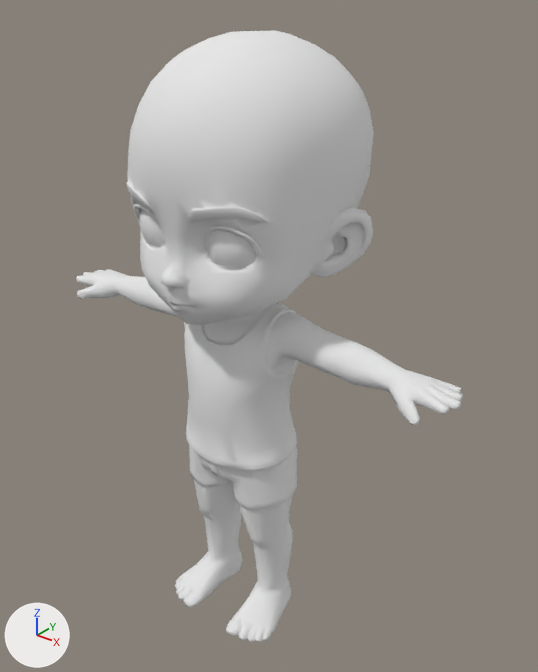
A saved change to the glTF model assets/characters/base/base_male.glb.
Rendered twice from a 50 mm lens placed at (0.824, -0.948, 1.236), pointed at (0.016, 0.063, 0.609). The lights are fixed; the arrows at lower left show +X, +Y and +Z. The older version comes first. Vertices at exactly the same position are counted once.

Objects in the first picture: 'base_male'.
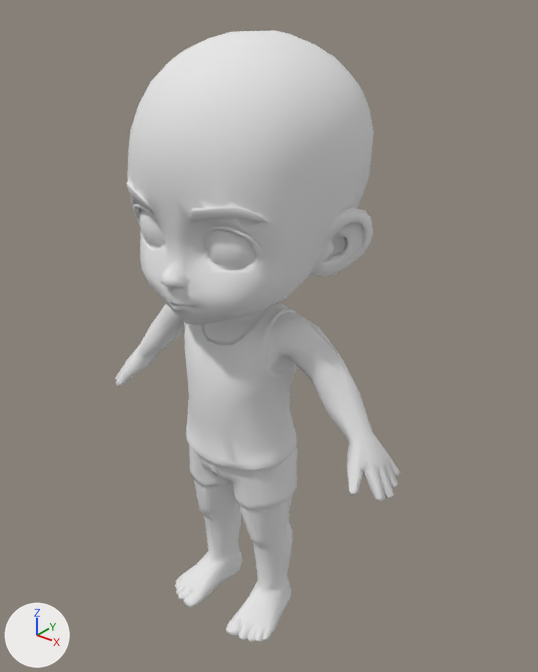
Diff of the bpy script that builds the scene:
```diff
--- a/assets/characters/base/base_male.glb.py
+++ b/assets/characters/base/base_male.glb.py
@@ me_base_male @@
 # used by ob_base_male; location = (0.0, 0.0, 0.0)
-me_base_male.from_pydata(...)  # 2901 vertices, 5797 faces; spans x -0.445..0.442, y -0.184..0.242, z 0.0..1.153
+me_base_male.from_pydata(...)  # 2901 vertices, 5797 faces; spans x -0.345..0.344, y -0.184..0.242, z 0.0..1.153
+# me_base_male part 1: all 205 vertices in x 0.158..0.442, y -0.066..0.05, z 0.615..0.683 are turned 50 degrees about the y axis through their middle, then moved by (-0.048, 0.0, -0.112)
+# me_base_male part 2: all 194 vertices in x -0.445..-0.166, y -0.066..0.051, z 0.616..0.683 are turned -50 degrees about the y axis through their middle, then moved by (0.05, 0.0, -0.117)
 me_base_male.materials.append(mat_body)
```

Pixel boxes (x1, y1, x2, y2) of what changed, in the pictures (538 x 672 px; the box of a moved part takes in the faces that stretch with it):
'base_male', reshaped (26% narrower): before (76, 30, 463, 642); after (115, 30, 400, 642)
part 1 of me_base_male, moved or reshaped: before (279, 320, 463, 426); after (279, 320, 400, 501)
part 2 of me_base_male, moved or reshaped: before (76, 270, 179, 317); after (115, 304, 185, 386)
